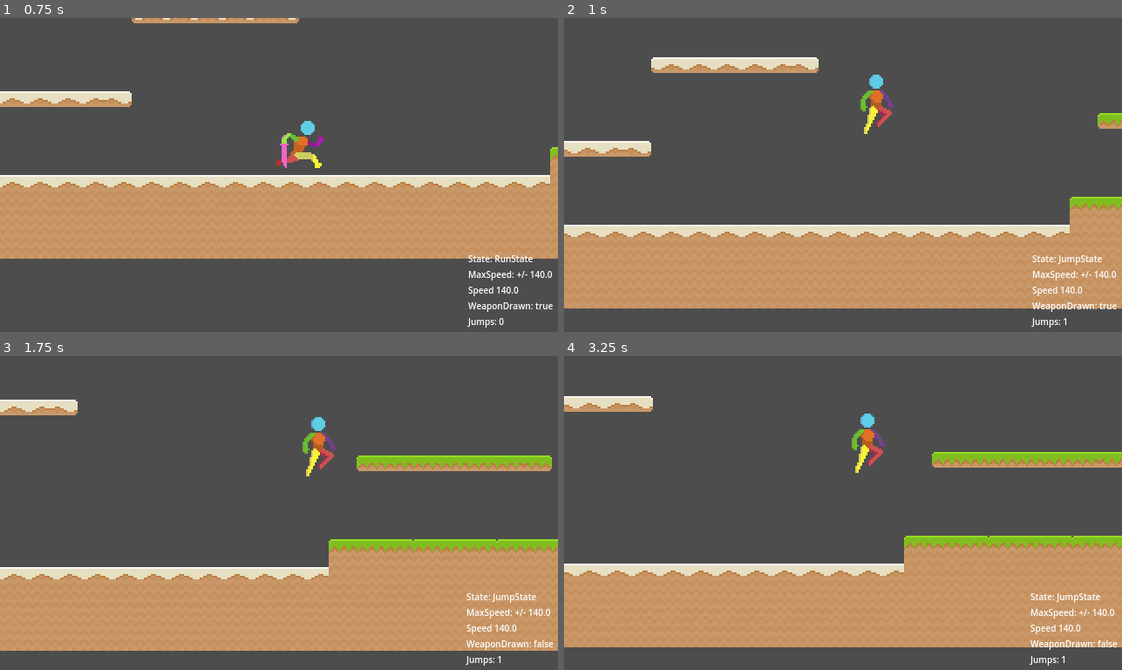
Above: before the commit, frames 1-4 (two rows, left to right).
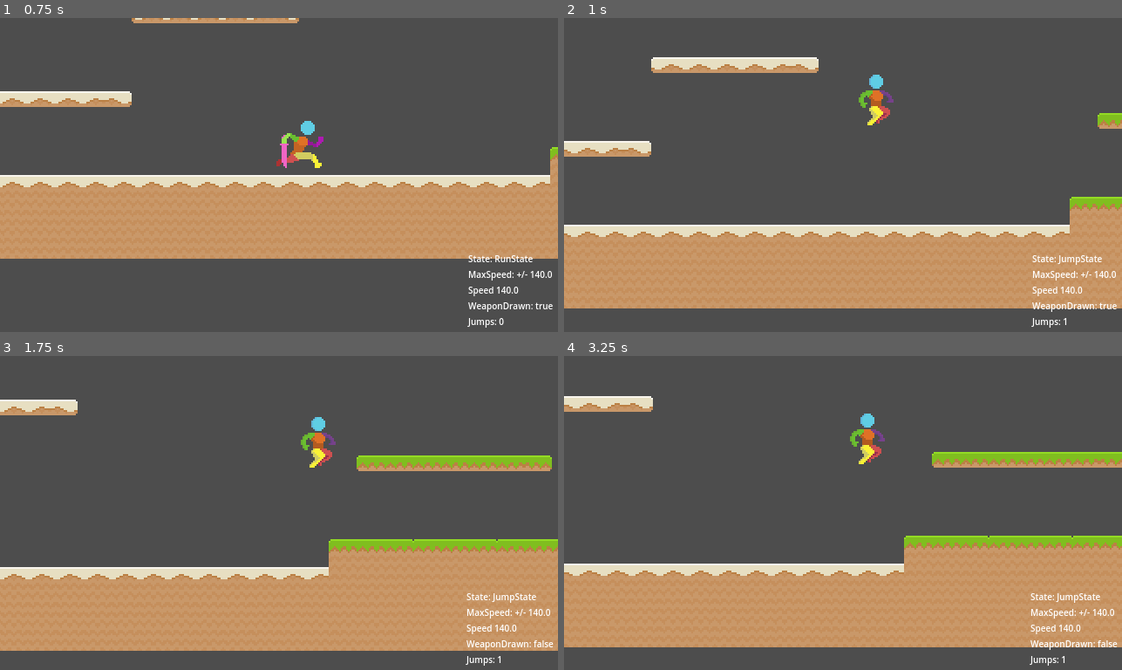
Above: after the commit, the same moments.

Repository: deanblackborough/godot-platformer
Game: Godot game, scene res://Scenes/Game.tscn
Same seed, same stepped clock (60 frames per second), same inputs: the game is played once before the commit and once after it.
Inputs:
- Up to frame 1 (0.75 s): hold D (moveRight) from 0.53 s (still down); tap G (toggleWeapon) at 0.6 s
- Up to frame 2 (1 s): keep holding D (moveRight); tap Space (jump) at 0.77 s
- Up to frame 3 (1.75 s): keep holding D (moveRight); tap G (toggleWeapon) at 1.35 s; tap Space (jump) at 1.52 s
- Up to frame 4 (3.25 s): release D (moveRight) at 2.03 s; hold A (moveLeft) 2.03-2.78 s; tap G (toggleWeapon) at 2.1, 2.85 s; hold D (moveRight) from 2.78 s (still down); tap Space (jump) at 3.02 s

Frame 1 is identical in both runs. In frame 2, 0.2% of the frame differs, in the area x 52-60%, y 23-37%; in frame 3, 0.2%; in frame 4, 0.2%.

Commit message:
Animate the sprite in the sprite 2d

Diff:
--- a/Scenes/Player.tscn
+++ b/Scenes/Player.tscn
@@ -1,10 +1,15 @@
-[gd_scene load_steps=19 format=3 uid="uid://8kakpu88i1mo"]
+[gd_scene load_steps=24 format=3 uid="uid://8kakpu88i1mo"]
 
 [ext_resource type="Script" uid="uid://dy2xjon041wsh" path="res://Scripts/Player/Player.gd" id="1_dqkch"]
-[ext_resource type="Texture2D" uid="uid://c15l8qxn3i54i" path="res://Sprites/Player/Sprite-Sheet.png" id="2_o3h8g"]
+[ext_resource type="Texture2D" uid="uid://cs0ryd8b3da5h" path="res://Sprites/Player/Player-Idle.png" id="2_miouo"]
+[ext_resource type="Texture2D" uid="uid://bpnx35fry1qfr" path="res://Sprites/Player/Player-Jump.png" id="3_o3h8g"]
+[ext_resource type="Texture2D" uid="uid://bme5o3a68r2p2" path="res://Sprites/Player/Player-Idle-Weapon.png" id="4_1e7my"]
+[ext_resource type="Texture2D" uid="uid://cyojsyu2kk6rx" path="res://Sprites/Player/Playr-Land.png" id="5_arntx"]
 [ext_resource type="Script" uid="uid://02gy0espctyy" path="res://Scripts/Player/StateMachine.gd" id="5_nn08x"]
 [ext_resource type="Script" uid="uid://bh5bdvk1lv6o0" path="res://Scripts/Player/States/FallState.gd" id="6_52ee3"]
+[ext_resource type="Texture2D" uid="uid://dvb313ruktcwl" path="res://Sprites/Player/Player-Run.png" id="6_lslt6"]
 [ext_resource type="Script" uid="uid://bfmc5tb6g0pha" path="res://Scripts/Player/States/IdleState.gd" id="7_megsn"]
+[ext_resource type="Texture2D" uid="uid://cw18hkoom5w7f" path="res://Sprites/Player/Player-Run-Weapon.png" id="7_ulo2v"]
 [ext_resource type="Script" uid="uid://c7phxbod0loy" path="res://Scripts/Player/States/JumpState.gd" id="8_yoq75"]
 [ext_resource type="Script" uid="uid://yk6y6fvq5cxt" path="res://Scripts/Player/States/RunState.gd" id="9_ksbbd"]
 [ext_resource type="Script" uid="uid://dtnmdps6cxjra" path="res://Scripts/Player/States/LandState.gd" id="11_ksbbd"]
@@ -18,10 +23,46 @@
 tracks/0/type = "value"
 tracks/0/imported = false
 tracks/0/enabled = true
-tracks/0/path = NodePath("Sprite2D:frame")
-tracks/0/interp = 1
-tracks/0/loop_wrap = true
-tracks/0/keys = {
+tracks/0/path = NodePath("Sprite2D:texture")
+tracks/0/interp = 1
+tracks/0/loop_wrap = true
+tracks/0/keys = {
+"times": PackedFloat32Array(0),
+"transitions": PackedFloat32Array(1),
+"update": 1,
+"values": [ExtResource("2_miouo")]
+}
+tracks/1/type = "value"
+tracks/1/imported = false
+tracks/1/enabled = true
+tracks/1/path = NodePath("Sprite2D:hframes")
+tracks/1/interp = 1
+tracks/1/loop_wrap = true
+tracks/1/keys = {
+"times": PackedFloat32Array(0),
+"transitions": PackedFloat32Array(1),
+"update": 1,
+"values": [10]
+}
+tracks/2/type = "value"
+tracks/2/imported = false
+tracks/2/enabled = true
+tracks/2/path = NodePath("Sprite2D:vframes")
+tracks/2/interp = 1
+tracks/2/loop_wrap = true
+tracks/2/keys = {
+"times": PackedFloat32Array(0),
+"transitions": PackedFloat32Array(1),
+"update": 1,
+"values": [1]
+}
+tracks/3/type = "value"
+tracks/3/imported = false
+tracks/3/enabled = true
+tracks/3/path = NodePath("Sprite2D:frame")
+tracks/3/interp = 1
+tracks/3/loop_wrap = true
+tracks/3/keys = {
 "times": PackedFloat32Array(0),
 "transitions": PackedFloat32Array(1),
 "update": 1,
@@ -35,67 +76,211 @@
 tracks/0/type = "value"
 tracks/0/imported = false
 tracks/0/enabled = true
-tracks/0/path = NodePath("Sprite2D:frame")
-tracks/0/interp = 0
-tracks/0/loop_wrap = true
-tracks/0/keys = {
-"times": PackedFloat32Array(0),
-"transitions": PackedFloat32Array(1),
-"update": 1,
-"values": [45]
+tracks/0/path = NodePath("Sprite2D:texture")
+tracks/0/interp = 1
+tracks/0/loop_wrap = true
+tracks/0/keys = {
+"times": PackedFloat32Array(0),
+"transitions": PackedFloat32Array(1),
+"update": 1,
+"values": [ExtResource("3_o3h8g")]
+}
+tracks/1/type = "value"
+tracks/1/imported = false
+tracks/1/enabled = true
+tracks/1/path = NodePath("Sprite2D:hframes")
+tracks/1/interp = 1
+tracks/1/loop_wrap = true
+tracks/1/keys = {
+"times": PackedFloat32Array(0),
+"transitions": PackedFloat32Array(1),
+"update": 1,
+"values": [6]
+}
+tracks/2/type = "value"
+tracks/2/imported = false
+tracks/2/enabled = true
+tracks/2/path = NodePath("Sprite2D:vframes")
+tracks/2/interp = 1
+tracks/2/loop_wrap = true
+tracks/2/keys = {
+"times": PackedFloat32Array(0),
+"transitions": PackedFloat32Array(1),
+"update": 1,
+"values": [1]
+}
+tracks/3/type = "value"
+tracks/3/imported = false
+tracks/3/enabled = true
+tracks/3/path = NodePath("Sprite2D:frame")
+tracks/3/interp = 1
+tracks/3/loop_wrap = true
+tracks/3/keys = {
+"times": PackedFloat32Array(0),
+"transitions": PackedFloat32Array(1),
+"update": 1,
+"values": [5]
 }
 
 [sub_resource type="Animation" id="Animation_1e7my"]
 resource_name = "idle"
-length = 1.12501
+length = 1.00001
 loop_mode = 1
 step = 0.1
 tracks/0/type = "value"
 tracks/0/imported = false
 tracks/0/enabled = true
-tracks/0/path = NodePath("Sprite2D:frame")
-tracks/0/interp = 0
-tracks/0/loop_wrap = true
-tracks/0/keys = {
-"times": PackedFloat32Array(0, 0.125, 0.25, 0.375, 0.5, 0.625, 0.75, 0.875, 1),
-"transitions": PackedFloat32Array(1, 1, 1, 1, 1, 1, 1, 1, 1),
-"update": 1,
-"values": [0, 1, 2, 3, 4, 5, 6, 7, 8]
+tracks/0/path = NodePath("Sprite2D:texture")
+tracks/0/interp = 1
+tracks/0/loop_wrap = true
+tracks/0/keys = {
+"times": PackedFloat32Array(0),
+"transitions": PackedFloat32Array(1),
+"update": 1,
+"values": [ExtResource("2_miouo")]
+}
+tracks/1/type = "value"
+tracks/1/imported = false
+tracks/1/enabled = true
+tracks/1/path = NodePath("Sprite2D:hframes")
+tracks/1/interp = 1
+tracks/1/loop_wrap = true
+tracks/1/keys = {
+"times": PackedFloat32Array(0),
+"transitions": PackedFloat32Array(1),
+"update": 1,
+"values": [10]
+}
+tracks/2/type = "value"
+tracks/2/imported = false
+tracks/2/enabled = true
+tracks/2/path = NodePath("Sprite2D:vframes")
+tracks/2/interp = 1
+tracks/2/loop_wrap = true
+tracks/2/keys = {
+"times": PackedFloat32Array(0),
+"transitions": PackedFloat32Array(1),
+"update": 1,
+"values": [1]
+}
+tracks/3/type = "value"
+tracks/3/imported = false
+tracks/3/enabled = true
+tracks/3/path = NodePath("Sprite2D:frame")
+tracks/3/interp = 1
+tracks/3/loop_wrap = true
+tracks/3/keys = {
+"times": PackedFloat32Array(0, 0.1, 0.2, 0.3, 0.4, 0.5, 0.6, 0.7, 0.8, 0.9),
+"transitions": PackedFloat32Array(1, 1, 1, 1, 1, 1, 1, 1, 1, 1),
+"update": 1,
+"values": [0, 1, 2, 3, 4, 5, 6, 7, 8, 9]
 }
 
 [sub_resource type="Animation" id="Animation_bhhdu"]
 resource_name = "idle-weapon"
-length = 1.12501
+length = 1.00001
 loop_mode = 1
 step = 0.1
 tracks/0/type = "value"
 tracks/0/imported = false
 tracks/0/enabled = true
-tracks/0/path = NodePath("Sprite2D:frame")
-tracks/0/interp = 0
-tracks/0/loop_wrap = true
-tracks/0/keys = {
+tracks/0/path = NodePath("Sprite2D:texture")
+tracks/0/interp = 1
+tracks/0/loop_wrap = true
+tracks/0/keys = {
+"times": PackedFloat32Array(0),
+"transitions": PackedFloat32Array(1),
+"update": 1,
+"values": [ExtResource("4_1e7my")]
+}
+tracks/1/type = "value"
+tracks/1/imported = false
+tracks/1/enabled = true
+tracks/1/path = NodePath("Sprite2D:hframes")
+tracks/1/interp = 1
+tracks/1/loop_wrap = true
+tracks/1/keys = {
+"times": PackedFloat32Array(0),
+"transitions": PackedFloat32Array(1),
+"update": 1,
+"values": [10]
+}
+tracks/2/type = "value"
+tracks/2/imported = false
+tracks/2/enabled = true
+tracks/2/path = NodePath("Sprite2D:vframes")
+tracks/2/interp = 1
+tracks/2/loop_wrap = true
+tracks/2/keys = {
+"times": PackedFloat32Array(0),
+"transitions": PackedFloat32Array(1),
+"update": 1,
+"values": [1]
+}
+tracks/3/type = "value"
+tracks/3/imported = false
+tracks/3/enabled = true
+tracks/3/path = NodePath("Sprite2D:frame")
+tracks/3/interp = 1
+tracks/3/loop_wrap = true
+tracks/3/keys = {
 "times": PackedFloat32Array(0, 0.1, 0.2, 0.3, 0.4, 0.5, 0.6, 0.7, 0.8, 0.9),
 "transitions": PackedFloat32Array(1, 1, 1, 1, 1, 1, 1, 1, 1, 1),
 "update": 1,
-"values": [10, 11, 12, 13, 14, 15, 16, 17, 18, 19]
+"values": [0, 1, 2, 3, 4, 5, 6, 7, 8, 9]
 }
 
 [sub_resource type="Animation" id="Animation_lslt6"]
 resource_name = "jump"
-length = 0.750013
+length = 0.60001
 step = 0.1
 tracks/0/type = "value"
 tracks/0/imported = false
 tracks/0/enabled = true
-tracks/0/path = NodePath("Sprite2D:frame")
-tracks/0/interp = 0
-tracks/0/loop_wrap = true
-tracks/0/keys = {
-"times": PackedFloat32Array(0, 0.125, 0.25, 0.375, 0.5, 0.625),
+tracks/0/path = NodePath("Sprite2D:texture")
+tracks/0/interp = 1
+tracks/0/loop_wrap = true
+tracks/0/keys = {
+"times": PackedFloat32Array(0),
+"transitions": PackedFloat32Array(1),
+"update": 1,
+"values": [ExtResource("3_o3h8g")]
+}
+tracks/1/type = "value"
+tracks/1/imported = false
+tracks/1/enabled = true
+tracks/1/path = NodePath("Sprite2D:hframes")
+tracks/1/interp = 1
+tracks/1/loop_wrap = true
+tracks/1/keys = {
+"times": PackedFloat32Array(0),
+"transitions": PackedFloat32Array(1),
+"update": 1,
+"values": [6]
+}
+tracks/2/type = "value"
+tracks/2/imported = false
+tracks/2/enabled = true
+tracks/2/path = NodePath("Sprite2D:vframes")
+tracks/2/interp = 1
+tracks/2/loop_wrap = true
+tracks/2/keys = {
+"times": PackedFloat32Array(0),
+"transitions": PackedFloat32Array(1),
+"update": 1,
+"values": [1]
+}
+tracks/3/type = "value"
+tracks/3/imported = false
+tracks/3/enabled = true
+tracks/3/path = NodePath("Sprite2D:frame")
+tracks/3/interp = 1
+tracks/3/loop_wrap = true
+tracks/3/keys = {
+"times": PackedFloat32Array(0, 0.1, 0.2, 0.3, 0.4, 0.5),
 "transitions": PackedFloat32Array(1, 1, 1, 1, 1, 1),
 "update": 1,
-"values": [40, 41, 42, 43, 44, 45]
+"values": [0, 1, 2, 3, 4, 5]
 }
 
 [sub_resource type="Animation" id="Animation_ulo2v"]
@@ -105,14 +290,50 @@
 tracks/0/type = "value"
 tracks/0/imported = false
 tracks/0/enabled = true
-tracks/0/path = NodePath("Sprite2D:frame")
-tracks/0/interp = 0
-tracks/0/loop_wrap = true
-tracks/0/keys = {
+tracks/0/path = NodePath("Sprite2D:texture")
+tracks/0/interp = 1
+tracks/0/loop_wrap = true
+tracks/0/keys = {
+"times": PackedFloat32Array(0),
+"transitions": PackedFloat32Array(1),
+"update": 1,
+"values": [ExtResource("5_arntx")]
+}
+tracks/1/type = "value"
+tracks/1/imported = false
+tracks/1/enabled = true
+tracks/1/path = NodePath("Sprite2D:hframes")
+tracks/1/interp = 1
+tracks/1/loop_wrap = true
+tracks/1/keys = {
+"times": PackedFloat32Array(0),
+"transitions": PackedFloat32Array(1),
+"update": 1,
+"values": [9]
+}
+tracks/2/type = "value"
+tracks/2/imported = false
+tracks/2/enabled = true
+tracks/2/path = NodePath("Sprite2D:vframes")
+tracks/2/interp = 1
+tracks/2/loop_wrap = true
+tracks/2/keys = {
+"times": PackedFloat32Array(0),
+"transitions": PackedFloat32Array(1),
+"update": 1,
+"values": [1]
+}
+tracks/3/type = "value"
+tracks/3/imported = false
+tracks/3/enabled = true
+tracks/3/path = NodePath("Sprite2D:frame")
+tracks/3/interp = 1
+tracks/3/loop_wrap = true
+tracks/3/keys = {
 "times": PackedFloat32Array(0, 0.1, 0.2, 0.3, 0.4, 0.5, 0.6, 0.7, 0.8),
 "transitions": PackedFloat32Array(1, 1, 1, 1, 1, 1, 1, 1, 1),
 "update": 1,
-"values": [50, 51, 52, 53, 54, 55, 56, 57, 58]
+"values": [0, 1, 2, 3, 4, 5, 6, 7, 8]
 }
 
 [sub_resource type="Animation" id="Animation_o3h8g"]
@@ -123,14 +344,50 @@
 tracks/0/type = "value"
 tracks/0/imported = false
 tracks/0/enabled = true
-tracks/0/path = NodePath("Sprite2D:frame")
-tracks/0/interp = 0
-tracks/0/loop_wrap = true
-tracks/0/keys = {
+tracks/0/path = NodePath("Sprite2D:texture")
+tracks/0/interp = 1
+tracks/0/loop_wrap = true
+tracks/0/keys = {
+"times": PackedFloat32Array(0),
+"transitions": PackedFloat32Array(1),
+"update": 1,
+"values": [ExtResource("6_lslt6")]
+}
+tracks/1/type = "value"
+tracks/1/imported = false
+tracks/1/enabled = true
+tracks/1/path = NodePath("Sprite2D:hframes")
+tracks/1/interp = 1
+tracks/1/loop_wrap = true
+tracks/1/keys = {
+"times": PackedFloat32Array(0),
+"transitions": PackedFloat32Array(1),
+"update": 1,
+"values": [8]
+}
+tracks/2/type = "value"
+tracks/2/imported = false
+tracks/2/enabled = true
+tracks/2/path = NodePath("Sprite2D:vframes")
+tracks/2/interp = 1
+tracks/2/loop_wrap = true
+tracks/2/keys = {
+"times": PackedFloat32Array(0),
+"transitions": PackedFloat32Array(1),
+"update": 1,
+"values": [1]
+}
+tracks/3/type = "value"
+tracks/3/imported = false
+tracks/3/enabled = true
+tracks/3/path = NodePath("Sprite2D:frame")
+tracks/3/interp = 1
+tracks/3/loop_wrap = true
+tracks/3/keys = {
 "times": PackedFloat32Array(0, 0.1, 0.2, 0.3, 0.4, 0.5, 0.6, 0.7),
 "transitions": PackedFloat32Array(1, 1, 1, 1, 1, 1, 1, 1),
 "update": 1,
-"values": [20, 21, 22, 23, 24, 25, 26, 27]
+"values": [0, 1, 2, 3, 4, 5, 6, 7]
 }
 
 [sub_resource type="Animation" id="Animation_megsn"]
@@ -141,14 +398,50 @@
 tracks/0/type = "value"
 tracks/0/imported = false
 tracks/0/enabled = true
-tracks/0/path = NodePath("Sprite2D:frame")
-tracks/0/interp = 0
-tracks/0/loop_wrap = true
-tracks/0/keys = {
+tracks/0/path = NodePath("Sprite2D:texture")
+tracks/0/interp = 1
+tracks/0/loop_wrap = true
+tracks/0/keys = {
+"times": PackedFloat32Array(0),
+"transitions": PackedFloat32Array(1),
+"update": 1,
+"values": [ExtResource("7_ulo2v")]
+}
+tracks/1/type = "value"
+tracks/1/imported = false
+tracks/1/enabled = true
+tracks/1/path = NodePath("Sprite2D:hframes")
+tracks/1/interp = 1
+tracks/1/loop_wrap = true
+tracks/1/keys = {
+"times": PackedFloat32Array(0),
+"transitions": PackedFloat32Array(1),
+"update": 1,
+"values": [8]
+}
+tracks/2/type = "value"
+tracks/2/imported = false
+tracks/2/enabled = true
+tracks/2/path = NodePath("Sprite2D:vframes")
+tracks/2/interp = 1
+tracks/2/loop_wrap = true
+tracks/2/keys = {
+"times": PackedFloat32Array(0),
+"transitions": PackedFloat32Array(1),
+"update": 1,
+"values": [1]
+}
+tracks/3/type = "value"
+tracks/3/imported = false
+tracks/3/enabled = true
+tracks/3/path = NodePath("Sprite2D:frame")
+tracks/3/interp = 1
+tracks/3/loop_wrap = true
+tracks/3/keys = {
 "times": PackedFloat32Array(0, 0.1, 0.2, 0.3, 0.4, 0.5, 0.6, 0.7),
 "transitions": PackedFloat32Array(1, 1, 1, 1, 1, 1, 1, 1),
 "update": 1,
-"values": [30, 31, 32, 33, 34, 35, 36, 37]
+"values": [0, 1, 2, 3, 4, 5, 6, 7]
 }
 
 [sub_resource type="AnimationLibrary" id="AnimationLibrary_lslt6"]
@@ -177,9 +470,8 @@
 
 [node name="Sprite2D" type="Sprite2D" parent="."]
 position = Vector2(0, -16)
-texture = ExtResource("2_o3h8g")
+texture = ExtResource("2_miouo")
 hframes = 10
-vframes = 6
 
 [node name="Camera2D" type="Camera2D" parent="."]
 position_smoothing_enabled = true
Binary file added: Sprites/Player/Player-Idle-Weapon.png
Not shown, added: Sprites/Player/Player-Idle-Weapon.png.import
Binary file added: Sprites/Player/Player-Idle.png
Not shown, added: Sprites/Player/Player-Idle.png.import
Binary file added: Sprites/Player/Player-Jump.png
Not shown, added: Sprites/Player/Player-Jump.png.import
Binary file added: Sprites/Player/Player-Run-Weapon.png
Not shown, added: Sprites/Player/Player-Run-Weapon.png.import
Binary file added: Sprites/Player/Player-Run.png
Not shown, added: Sprites/Player/Player-Run.png.import
Binary file added: Sprites/Player/Playr-Land.png
Not shown, added: Sprites/Player/Playr-Land.png.import
